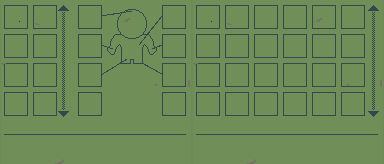
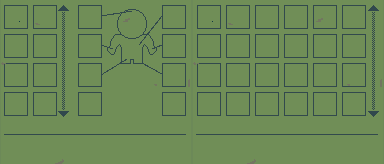
Layer changes from the first 384 x 164 image to the second:
painted on "menu-consumables" over [196, 5, 366, 116]
